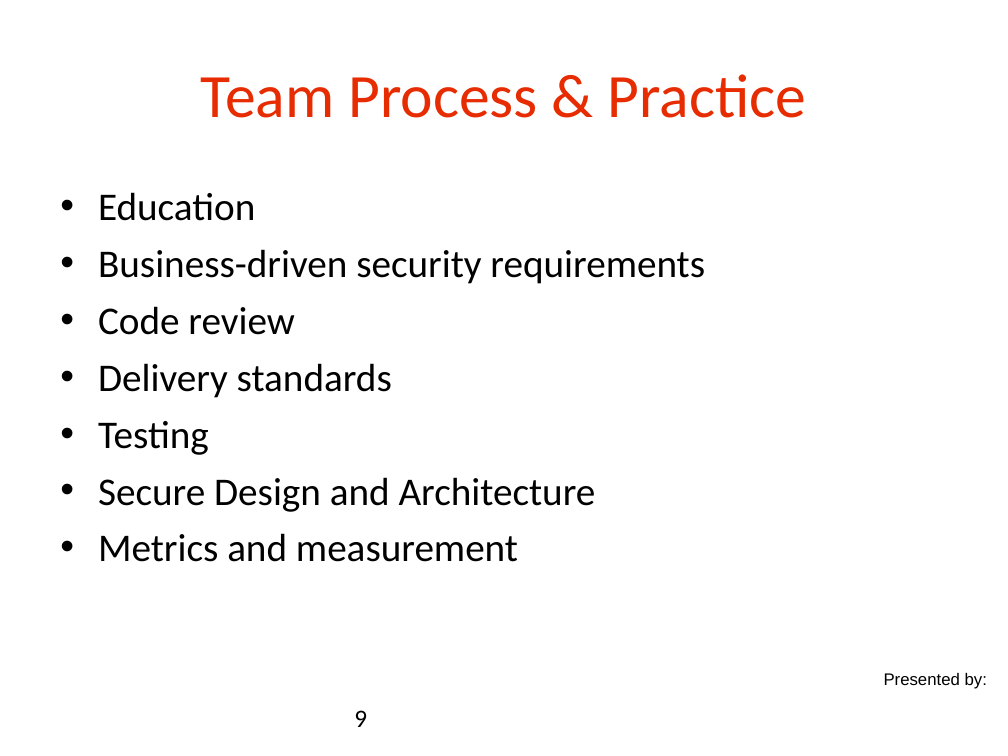
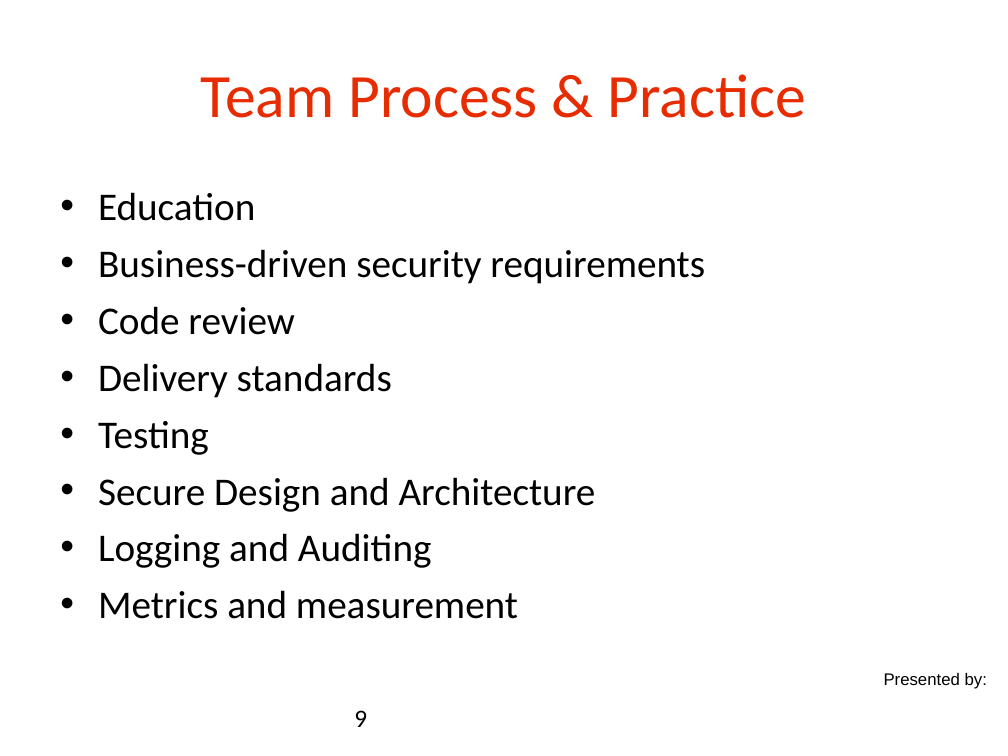
Before and after one commit to danielsomerfield/app-sec-presentation, a slide deck: slide 9 of AppSec Presentation Deck Day 5.ppt. Drawn at 1008x756 pixels with LibreOffice and Linux fonts; fonts in the diff are those of the drawing; background and template pictures are left out. Boxes give left, top, right and bottom in pixels: in the first picture for what was removed or moved away, otherwise in the second. Text is boxed around its words. In the diff, an @@ line names an element or a change of style, - is before the commit and + after.

```diff
--- a/AppSec Presentation Deck Day 5.ppt
+++ b/AppSec Presentation Deck Day 5.ppt
@@ text at [98,533,432,568]: paragraph added @@
+• Logging and Auditing
```
Also in this commit, not shown: 4 other slides changed, 1 slide added, 3 other files.
